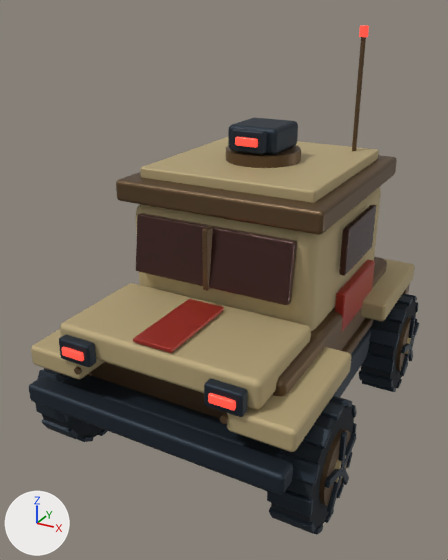
The glTF model src/assets/reborn/animation/rover-1.glb, before and after one commit.
Before and after are seen from a camera (50 mm lens) standing at (1.26, -2.56, 1.99) and looking at (-0.08, -0.13, 0.78). The axes (+X, +Y, +Z) are drawn at lower left. The lights are the same throughout. The first picture is the older version. Where no turn or scale is listed for an object, it has been applied to the vertices. Vertices at exactly the same position are counted once.

In view in the first picture: 'Bonnet_7', 'CeramicCab_2', 'Chassis_0', 'FrontBumper_9', 'LowerArmour_1', 'NoseStripe_8', 'RoofCeramic_4', 'Roof_3', 'SideFactionPanel_125', 'Tyre_92', 'WheelArch_127', 'Windscreen_5' and 54 more.
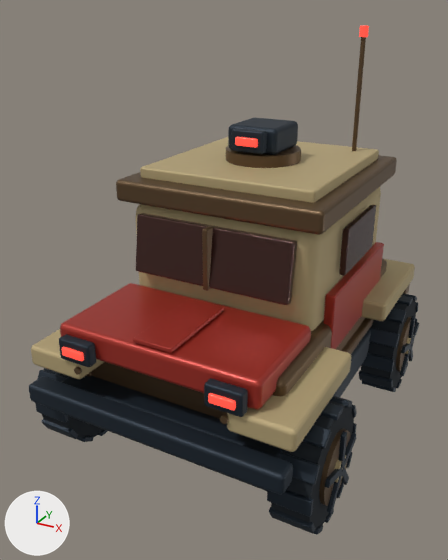
Patch to the scene script:
```diff
--- a/src/assets/reborn/animation/rover-1.glb.py
+++ b/src/assets/reborn/animation/rover-1.glb.py
@@ me_mesh_7 @@
 me_mesh_7.from_pydata(...)  # 152 vertices, 300 faces; spans x -0.475..0.475, y -0.255..0.255, z -0.065..0.065
-me_mesh_7.materials.append(mat_atlas_sand_ceramic)  # beige #b9a77c
+me_mesh_7.materials.append(mat_atlas_faction_enamel)  # red #a93429
@@ me_mesh_17 @@
 # used by ob_sidefactionpanel_125; parent = ob_atlas_rover; location = (0.49, 0.18, 0.7)
-me_mesh_17.from_pydata(...)  # 152 vertices, 300 faces; spans x -0.023..0.023, y -0.24..0.24, z -0.1..0.1
+me_mesh_17.from_pydata(...)  # 152 vertices, 300 faces; spans x -0.023..0.023, y -0.385..0.385, z -0.15..0.15
+# me_mesh_17 part 1: 152 of 152 vertices moved; they spanned x -0.023..0.023, y -0.24..0.24, z -0.1..0.1 and now span x -0.023..0.023, y -0.385..0.385, z -0.15..0.15; mean shift (0.0, 0.0, 0.0)
 me_mesh_17.materials.append(mat_atlas_faction_enamel)
```

Boxes [x1, y1, x2, y2] around the edits, measured in the pictures (448 x 560 px):
'Bonnet_7', recoloured (beige to red): [60, 283, 311, 410] in both
'SideFactionPanel_125', reshaped (49% wider, 48% taller): before [335, 260, 375, 332]; after [324, 242, 384, 349]
